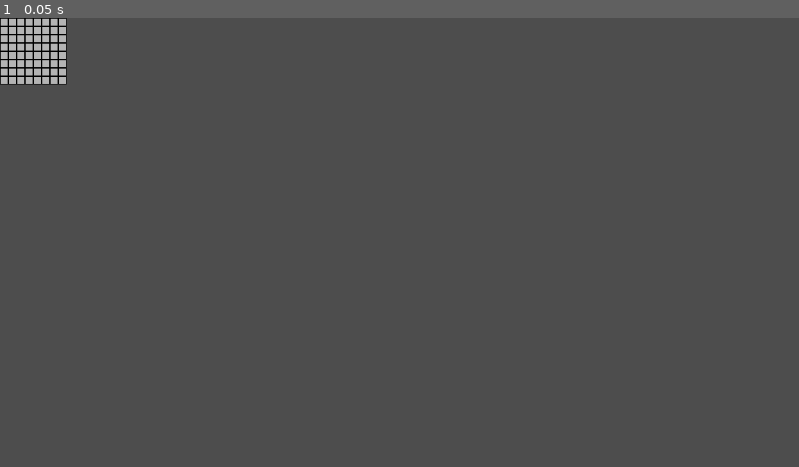
Above: before the commit, frame 1.
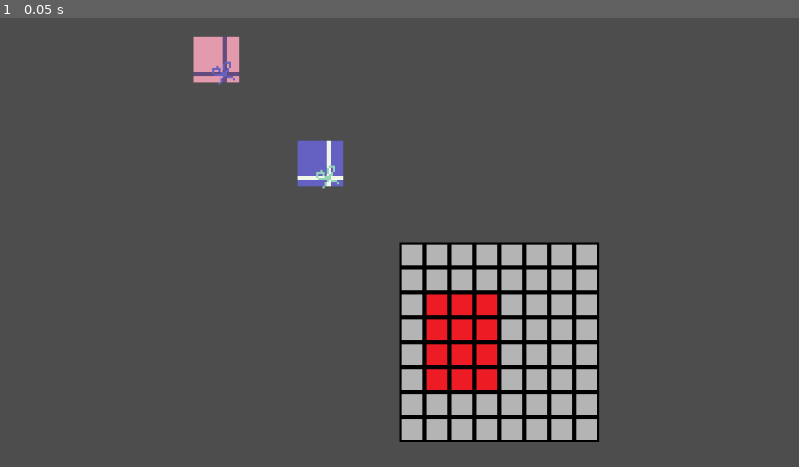
Above: after the commit, the same moment.

Repository: SuperDuperOrganisationsname/DevsThatJam9
Game: Godot game, scene res://scenes/lukas_test.tscn
Same seed, same stepped clock (60 frames per second), same inputs: the game is played once before the commit and once after it. This scene is started directly instead of the project's main scene.
Inputs:
- Up to frame 1 (0.05 s): no input

The runs differ from the first frame. In frame 1, 13% of the frame differs, in the area x 0-75%, y 0-95%.

Commit message:
snap gifts to grid

Diff:
--- a/project.godot
+++ b/project.godot
@@ -19,6 +19,14 @@
 
 Globals="*res://scripts/globals.gd"
 
+[input]
+
+click={
+"deadzone": 0.5,
+"events": [Object(InputEventMouseButton,"resource_local_to_scene":false,"resource_name":"","device":-1,"window_id":0,"alt_pressed":false,"shift_pressed":false,"ctrl_pressed":false,"meta_pressed":false,"button_mask":1,"position":Vector2(88, 17),"global_position":Vector2(97, 63),"factor":1.0,"button_index":1,"canceled":false,"pressed":true,"double_click":false,"script":null)
+]
+}
+
 [rendering]
 
 textures/canvas_textures/default_texture_filter=0
--- /dev/null
+++ b/scenes/gift.tscn
@@ -0,0 +1,21 @@
+[gd_scene load_steps=4 format=3 uid="uid://gwq4kjh5810i"]
+
+[ext_resource type="Script" path="res://scripts/gift.gd" id="1_pxn2a"]
+[ext_resource type="Texture2D" uid="uid://cknkuovu1wxhr" path="res://assets/art/Presents/2x2Present.png" id="2_16slj"]
+
+[sub_resource type="RectangleShape2D" id="RectangleShape2D_yypxn"]
+
+[node name="Gift" type="Node2D"]
+script = ExtResource("1_pxn2a")
+size = Vector2i(2, 2)
+texture = ExtResource("2_16slj")
+
+[node name="Area2D" type="Area2D" parent="."]
+
+[node name="CollisionShape2D" type="CollisionShape2D" parent="Area2D"]
+shape = SubResource("RectangleShape2D_yypxn")
+
+[connection signal="body_entered" from="Area2D" to="." method="_on_area_2d_body_entered"]
+[connection signal="body_exited" from="Area2D" to="." method="_on_area_2d_body_exited"]
+[connection signal="mouse_entered" from="Area2D" to="." method="_on_area_2d_mouse_entered"]
+[connection signal="mouse_exited" from="Area2D" to="." method="_on_area_2d_mouse_exited"]
--- a/scenes/lukas_test.tscn
+++ b/scenes/lukas_test.tscn
@@ -1,12 +1,18 @@
-[gd_scene load_steps=4 format=3 uid="uid://otvt14g3gjr8"]
+[gd_scene load_steps=3 format=3 uid="uid://otvt14g3gjr8"]
 
-[ext_resource type="Script" path="res://scripts/packing_grid.gd" id="1_jddmx"]
-[ext_resource type="Texture2D" uid="uid://cf7nsui38g6xm" path="res://assets/art/TileEmpty.png" id="2_314ay"]
-[ext_resource type="Texture2D" uid="uid://doutct85mjk5m" path="res://assets/art/TileFull.png" id="3_wc7a8"]
+[ext_resource type="PackedScene" uid="uid://csyvvlqifwl87" path="res://scenes/packing_grid.tscn" id="1_xmwxt"]
+[ext_resource type="PackedScene" uid="uid://gwq4kjh5810i" path="res://scenes/gift.tscn" id="2_al36n"]
 
 [node name="LukasTest" type="Node2D"]
 
-[node name="PackingGrid" type="Node2D" parent="."]
-script = ExtResource("1_jddmx")
-empty_state = ExtResource("2_314ay")
-full_state = ExtResource("3_wc7a8")
+[node name="PackingGrid" parent="." instance=ExtResource("1_xmwxt")]
+
+[node name="Camera2D" type="Camera2D" parent="."]
+zoom = Vector2(3, 3)
+
+[node name="Gift" parent="." instance=ExtResource("2_al36n")]
+position = Vector2(-50, -50)
+color = 2
+
+[node name="Gift2" parent="." instance=ExtResource("2_al36n")]
+position = Vector2(-100, -100)
--- /dev/null
+++ b/scenes/packing_grid.tscn
@@ -0,0 +1,15 @@
+[gd_scene load_steps=5 format=3 uid="uid://csyvvlqifwl87"]
+
+[ext_resource type="Script" path="res://scripts/packing_grid.gd" id="1_gb66s"]
+[ext_resource type="Texture2D" uid="uid://cf7nsui38g6xm" path="res://assets/art/TileEmpty.png" id="2_wtd1o"]
+[ext_resource type="Texture2D" uid="uid://doutct85mjk5m" path="res://assets/art/TileFull.png" id="3_i1tkh"]
+
+[sub_resource type="RectangleShape2D" id="RectangleShape2D_na602"]
+
+[node name="PackingGrid" type="StaticBody2D"]
+script = ExtResource("1_gb66s")
+empty_state = ExtResource("2_wtd1o")
+full_state = ExtResource("3_i1tkh")
+
+[node name="CollisionShape2D" type="CollisionShape2D" parent="."]
+shape = SubResource("RectangleShape2D_na602")
--- /dev/null
+++ b/scripts/gift.gd
@@ -0,0 +1,82 @@
+extends Node2D
+
+@export var size: Vector2i
+@export var texture: Texture2D
+@export var color: int
+
+var sprite: Sprite2D
+
+var initial_position: Vector2
+var offset: Vector2
+
+var draggable: bool = false
+
+var can_be_dropped: bool = false
+
+# Called when the node enters the scene tree for the first time.
+func _ready() -> void:
+	sprite = Sprite2D.new()
+	sprite.texture = texture
+	sprite.centered = false
+	sprite.hframes = 3
+	sprite.frame = color
+
+	add_child(sprite)
+
+	for c in $Area2D.get_children():
+		if c is CollisionShape2D:
+			var shape = RectangleShape2D.new()
+			shape.size = (size * Globals.TILE_SIZE) as Vector2
+			c.shape = shape
+
+	$Area2D.position += (size * Globals.TILE_SIZE) as Vector2 / 2
+
+# Called every frame. 'delta' is the elapsed time since the previous frame.
+func _process(delta: float) -> void:
+	if draggable:
+		_drag()
+
+func _drag():
+	if Input.is_action_just_pressed("click"):
+		initial_position = global_position
+		offset = get_global_mouse_position() - global_position
+		Globals.is_dragging = true
+		Globals.current_gift = self
+	if Input.is_action_pressed("click"):
+		global_position = get_global_mouse_position() - offset
+	elif Input.is_action_just_released("click"):
+		Globals.is_dragging = false
+		if Globals.current_grid:
+			Globals.current_grid.gift_inside = false
+		var tween = get_tree().create_tween()
+		if can_be_dropped:
+			tween.tween_property(self, "position", Globals.current_grid.gift_global_position as Vector2, 0.2).set_ease(Tween.EASE_OUT)
+			Globals.current_grid.place_rect(Rect2i(Globals.current_grid.gift_position, size))
+
+			$Area2D.process_mode = Node.PROCESS_MODE_DISABLED
+		else:
+			tween.tween_property(self, "global_position", initial_position, 0.2).set_ease(Tween.EASE_OUT)
+		Globals.current_gift = null
+
+
+func _on_area_2d_mouse_entered() -> void:
+	if not Globals.is_dragging:
+		draggable = true
+		scale = Vector2(1.05, 1.05)
+
+
+func _on_area_2d_mouse_exited() -> void:
+	if not Globals.is_dragging:
+		draggable = false
+		scale = Vector2(1, 1)
+
+
+func _on_area_2d_body_entered(body: Node2D) -> void:
+	Globals.current_grid = body
+	Globals.current_grid.gift_inside = true
+
+
+func _on_area_2d_body_exited(body: Node2D) -> void:
+	can_be_dropped = false
+	Globals.current_grid.gift_inside = false
+	Globals.current_grid = null
--- a/scripts/globals.gd
+++ b/scripts/globals.gd
@@ -1,3 +1,8 @@
 extends Node
 
 const TILE_SIZE: Vector2i = Vector2i(12, 12)
+
+var is_dragging: bool = false
+
+var current_gift: Node2D
+var current_grid: Node2D
--- a/scripts/packing_grid.gd
+++ b/scripts/packing_grid.gd
@@ -8,8 +8,16 @@
 
 var textures: Array[Sprite2D] = []
 
+var gift_inside: bool = false
+var gift_position: Vector2i = Vector2i(0, 0)
+var gift_global_position: Vector2 = Vector2(0, 0)
+
 # Called when the node enters the scene tree for the first time.
 func _ready() -> void:
+	var shape = RectangleShape2D.new()
+	shape.size = (grid_size * Globals.TILE_SIZE) as Vector2
+	$CollisionShape2D.shape = shape
+	$CollisionShape2D.position += (grid_size * Globals.TILE_SIZE) as Vector2 / 2
 	_reset_grid()
 
 	for x in range(grid_size.x):
@@ -21,16 +29,17 @@
 			add_child(sprite)
 			textures.append(sprite)
 
+	place_rect(Rect2i(1, 2, 3, 4))
+
 func _reset_grid():
 	grid_states.clear()
 	for i in range(grid_size.x * grid_size.y):
 		grid_states.append(false)
 
-
 func is_rect_placeable(rect: Rect2i) -> bool:
-	for x in range(rect.position.x, rect.end.x + 1):
-		for y in range(rect.position.y, rect.end.y + 1):
-			if grid_states[x + y * grid_size.y]:
+	for x in range(rect.position.x, rect.end.x):
+		for y in range(rect.position.y, rect.end.y):
+			if grid_states[y + x * grid_size.x]:
 				return false
 
 	return true
@@ -39,10 +48,24 @@
 	if not is_rect_placeable(rect):
 		return
 
-	for x in range(rect.position.x, rect.end.x + 1):
-		for y in range(rect.position.y, rect.end.y + 1):
-			grid_states[x + y * grid_size.y] = true
+	for x in range(rect.position.x, rect.end.x):
+		for y in range(rect.position.y, rect.end.y):
+			grid_states[y + x * grid_size.x] = true
+
+	_update_textures()
+
+func _update_textures():
+	for i in range(grid_size.x * grid_size.y):
+		if grid_states[i]:
+			textures[i].texture = full_state
+		else:
+			textures[i].texture = empty_state
 
 # Called every frame. 'delta' is the elapsed time since the previous frame.
 func _process(delta: float) -> void:
-	pass
+	if gift_inside:
+		var pos = (Globals.current_gift.global_position - global_position) as Vector2i
+		gift_position = pos / Globals.TILE_SIZE
+		gift_global_position = (global_position as Vector2i + gift_position * Globals.TILE_SIZE) as Vector2
+
+		Globals.current_gift.can_be_dropped = is_rect_placeable(Rect2i(gift_position, Globals.current_gift.size))
Not shown, added: assets/art/Presents/2x2Present.png.import
